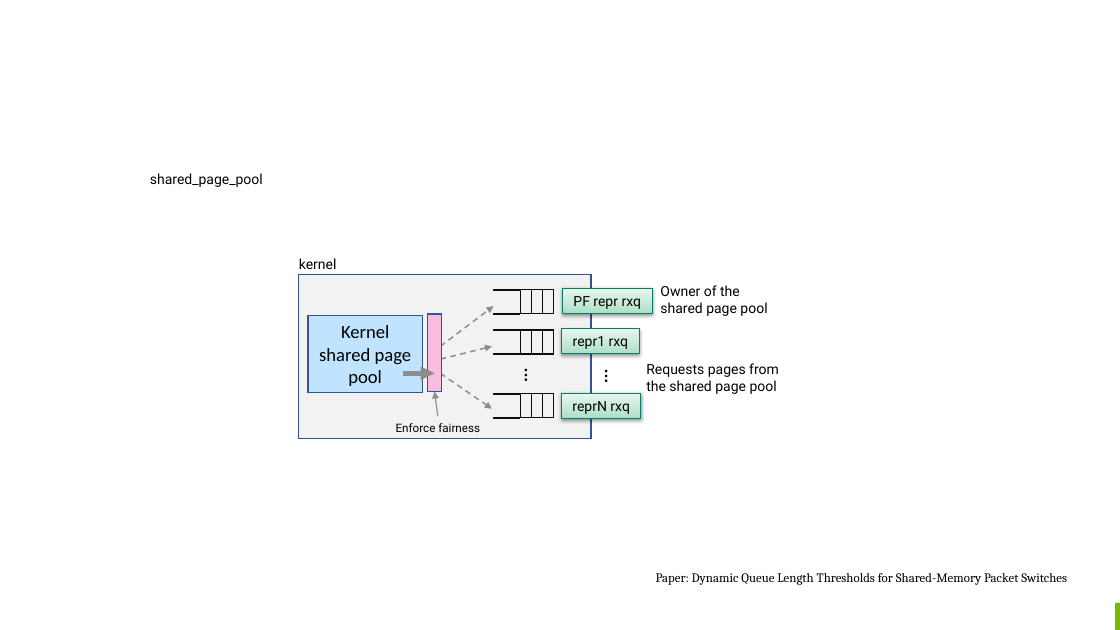
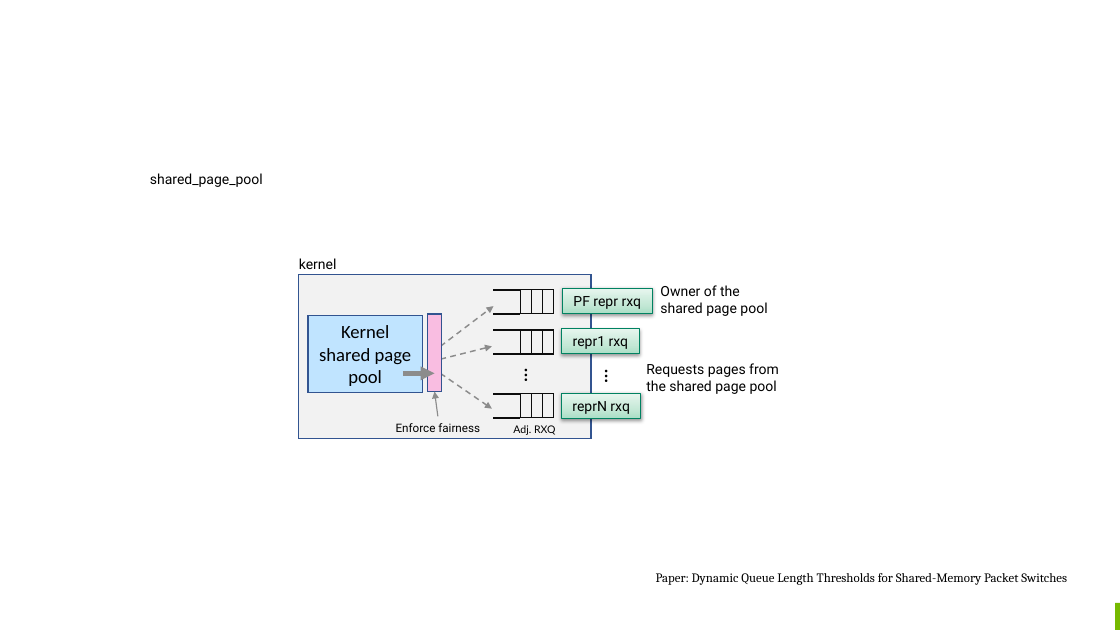
Before and after one commit to williamtu/netdevconf18-sharedmem, a slide deck: slide 6 of netdevconf0x18-sharedmem.pptx. Drawn at 1120x630 pixels with LibreOffice and Linux fonts; fonts in the diff are those of the drawing; background and template pictures are left out. Boxes give left, top, right and bottom in pixels: in the first picture for what was removed or moved away, otherwise in the second. Text is boxed around its words. In the diff, an @@ line names an element or a change of style, - is before the commit and + after.

```diff
--- a/netdevconf0x18-sharedmem.pptx
+++ b/netdevconf0x18-sharedmem.pptx
@@ text added at [513,425,556,435], 9 pt, text #000000 @@
+Adj. RXQ
```
Also in this commit, not shown: 1 slide added, 1 slide removed, 2 other files.
